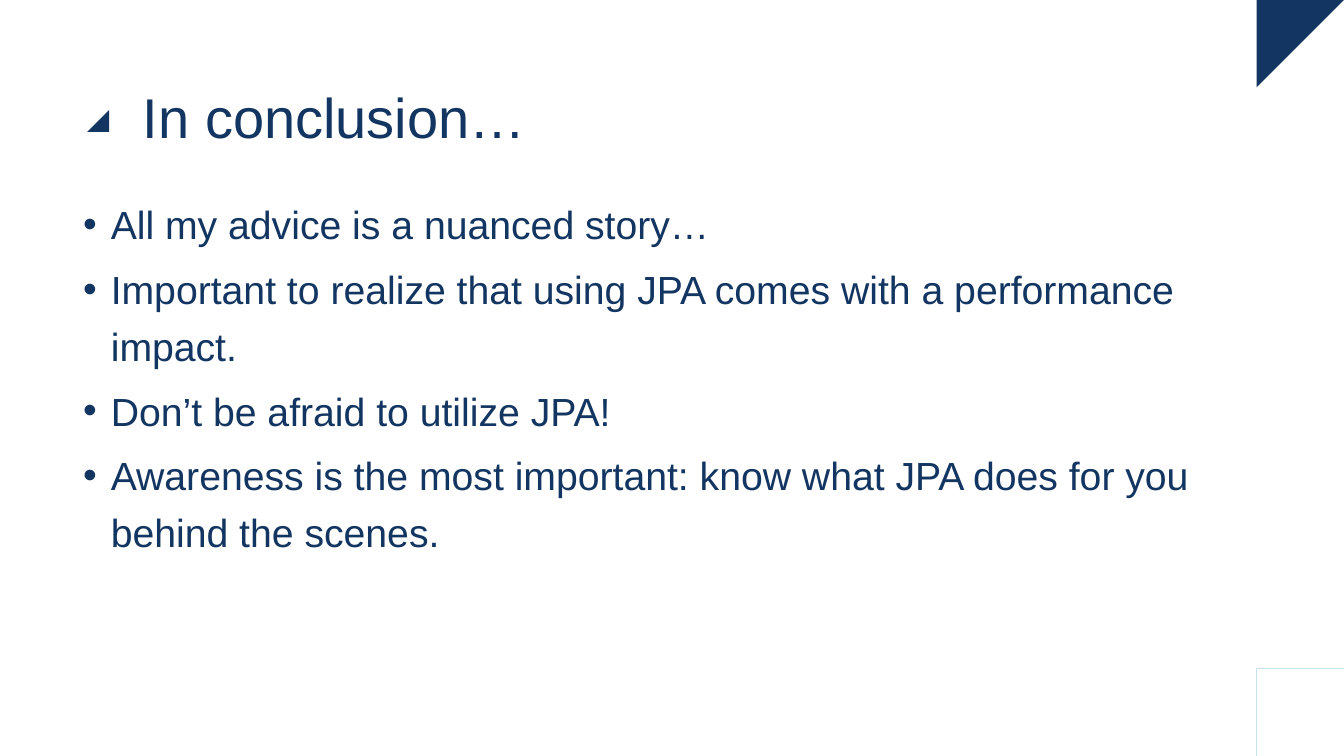
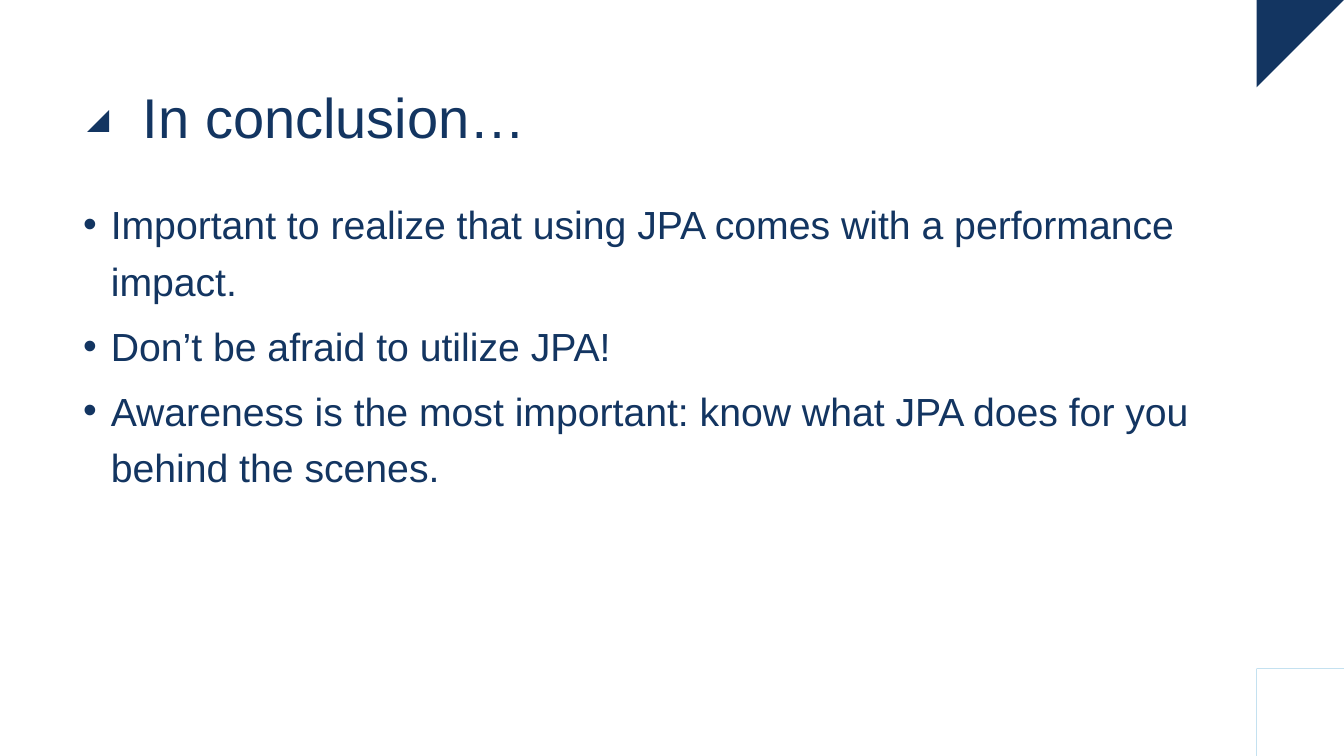
Before and after one commit to raoulvdberge/jpa-with-hibernate, a slide deck: slide 58 of slides.pptx. Drawn at 1344x756 pixels with LibreOffice and Linux fonts; fonts in the diff are those of the drawing. Boxes give left, top, right and bottom in pixels: in the first picture for what was removed or moved away, otherwise in the second. Text is boxed around its words. In the diff, an @@ line names an element or a change of style, - is before the commit and + after.

```diff
--- a/slides.pptx
+++ b/slides.pptx
@@ text at (x1=111, y1=210, x2=709, y2=247): paragraph removed @@
-• All my advice is a nuanced story…
```
Also in this commit, not shown: 22 other slides changed, 1 other file.
